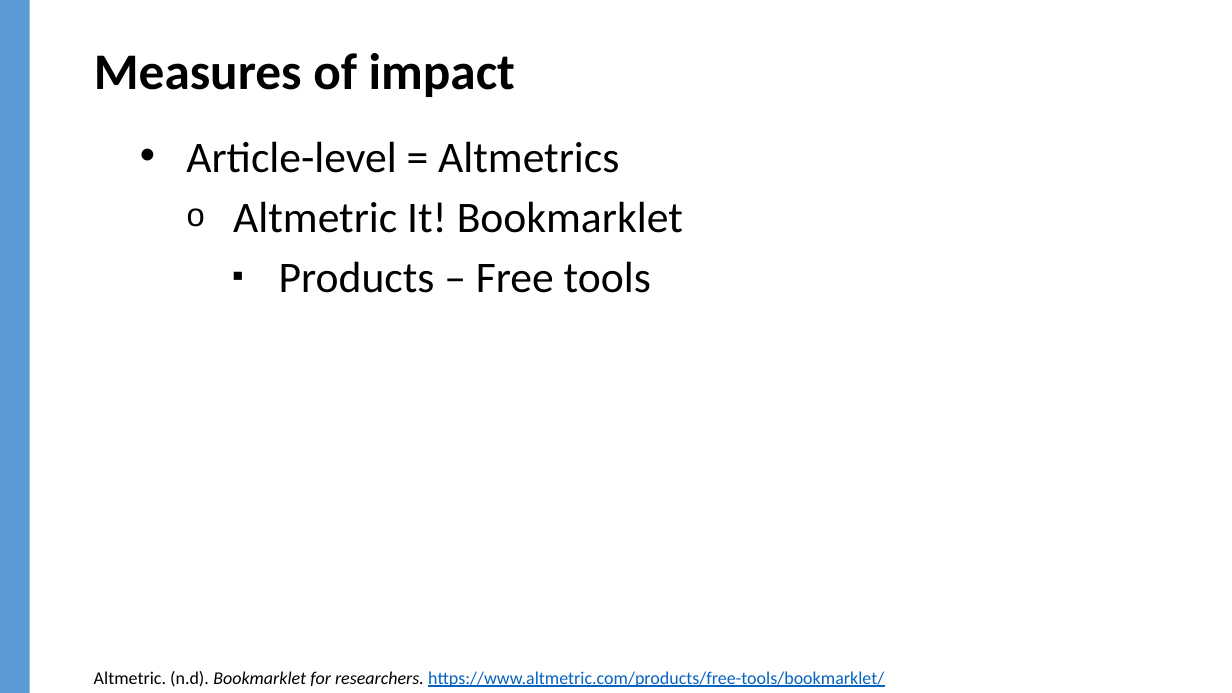
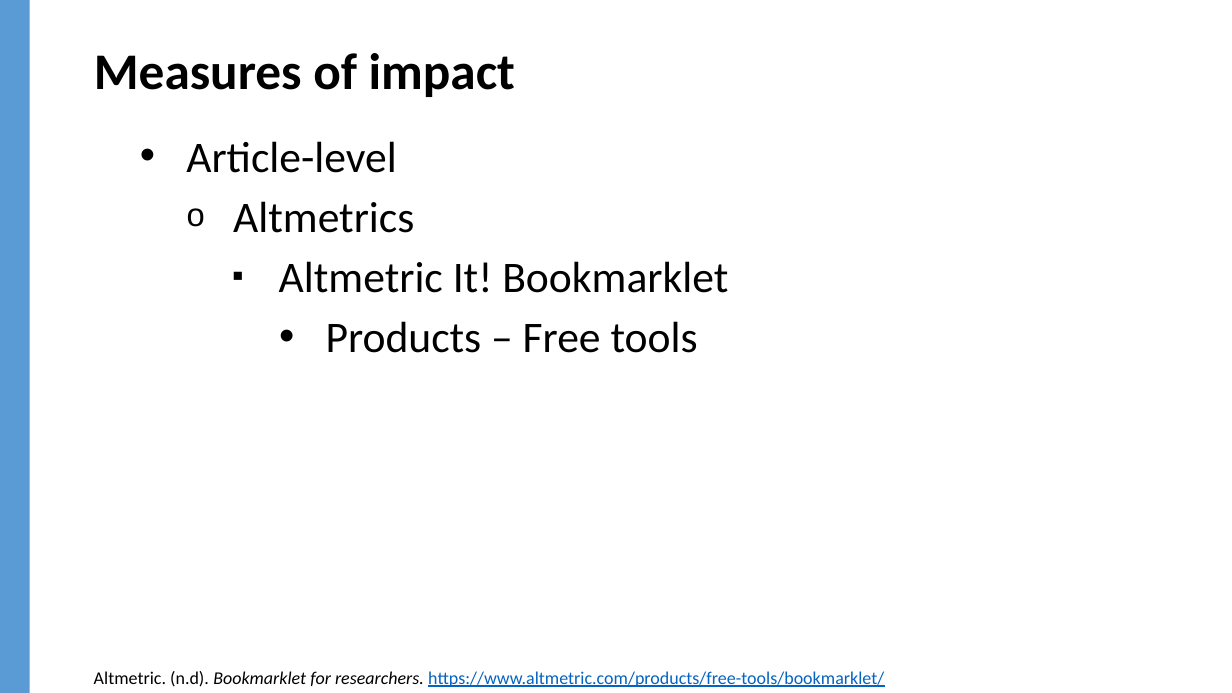
Before and after one commit to jylisadoney/jylisadoney.github.io, a slide deck: slide 28 of media/JylisaDoney_ACRL-ScholarlyCommunicationsCookbook_KeyIngredients.pptx. Drawn at 1232x693 pixels with LibreOffice and Linux fonts; fonts in the diff are those of the drawing; background and template pictures are left out. Boxes give left, top, right and bottom in pixels: in the first picture for what was removed or moved away, otherwise in the second. Text is boxed around its words. In the diff, an @@ line names an element or a change of style, - is before the commit and + after.

```diff
--- a/media/JylisaDoney_ACRL-ScholarlyCommunicationsCookbook_KeyIngredients.pptx
+++ b/media/JylisaDoney_ACRL-ScholarlyCommunicationsCookbook_KeyIngredients.pptx
@@ text at [186, 141, 414, 233]: text changed @@
-• Article-level = Altmetrics
+• Article-level
+  o Altmetrics
@@ text at [279, 261, 728, 353]: bullet o to ▪; list level 2 to 3 in "Altmetric It! Bookmarklet"; bullet ▪ to •; list level 3 to 4 in "Products – Free tools" @@
```
Also in this commit, not shown: 23 other slides changed, 1 other file.
